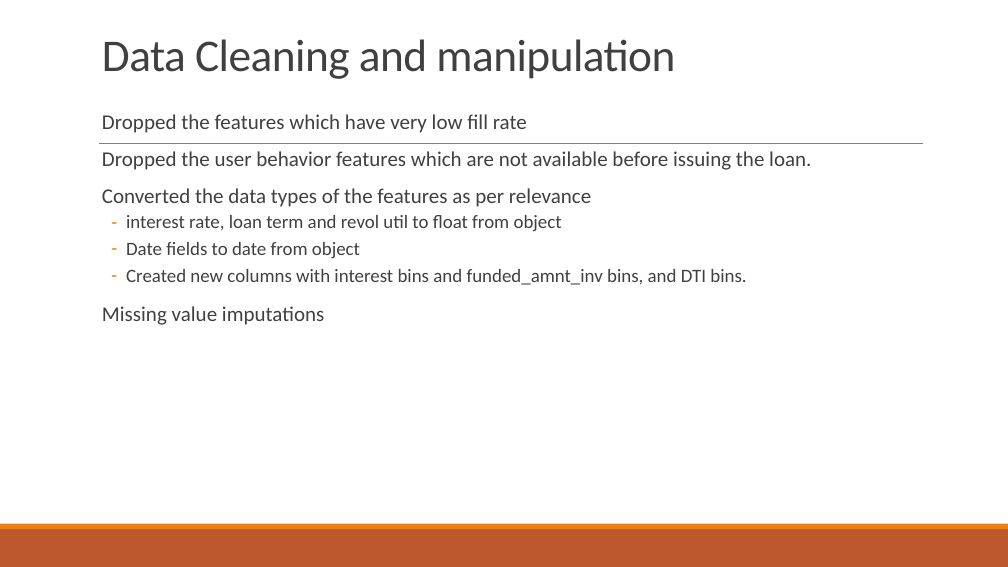
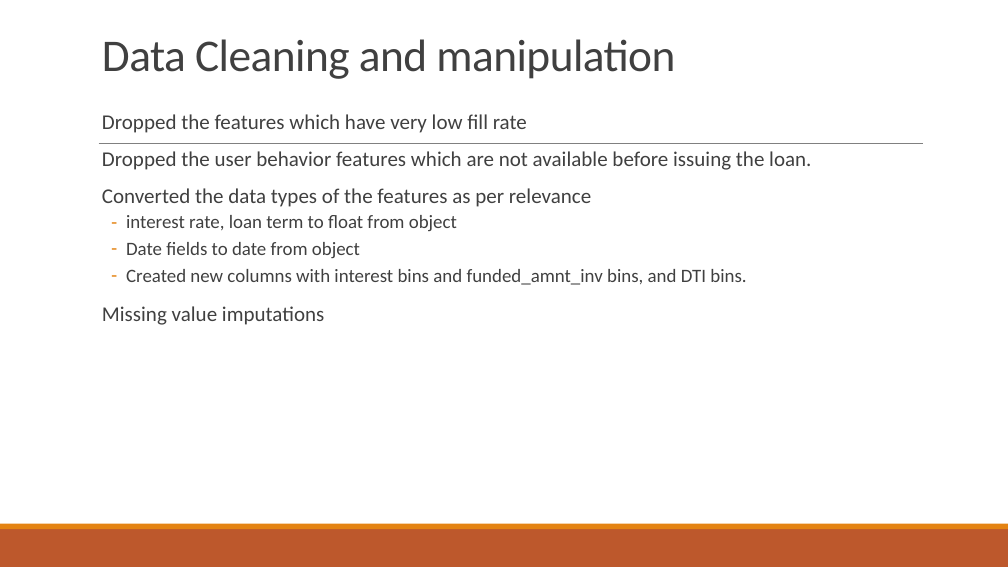
Before and after one commit to GTPrasad/Lending_Club_Case_Study, a slide deck: slide 3 of Lending Club case study.pptx. Drawn at 1008x567 pixels with LibreOffice and Linux fonts; fonts in the diff are those of the drawing. Boxes give left, top, right and bottom in pixels: in the first picture for what was removed or moved away, otherwise in the second. Text is boxed around its words. In the diff, an @@ line names an element or a change of style, - is before the commit and + after.

```diff
--- a/Lending Club case study.pptx
+++ b/Lending Club case study.pptx
@@ text at (126, 215, 457, 231): text changed @@
-  – interest rate, loan term and revol util to float from object
+  – interest rate, loan term to float from object
```
Also in this commit, not shown: 5 other slides changed, 2 slides removed, 1 other file.
